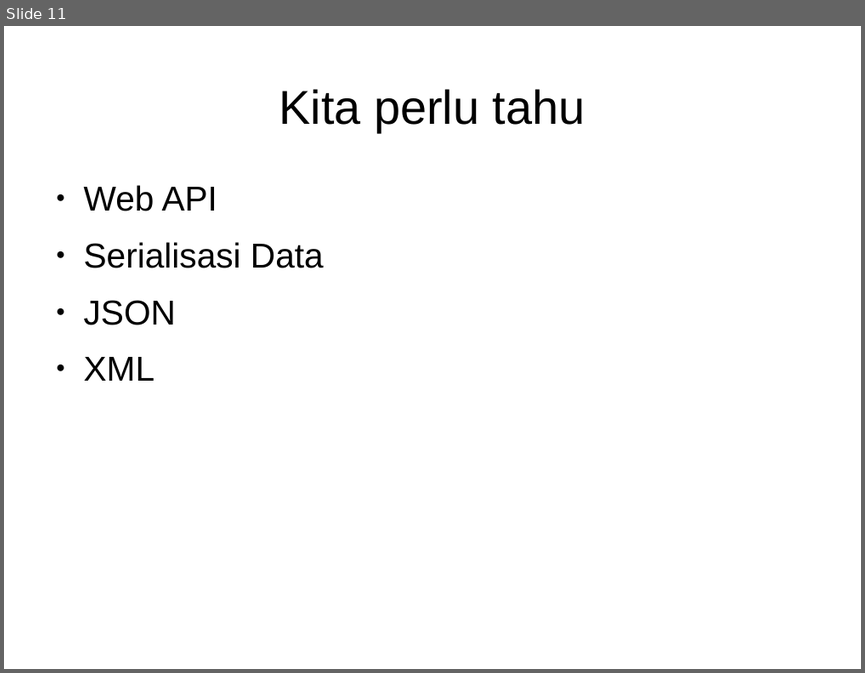
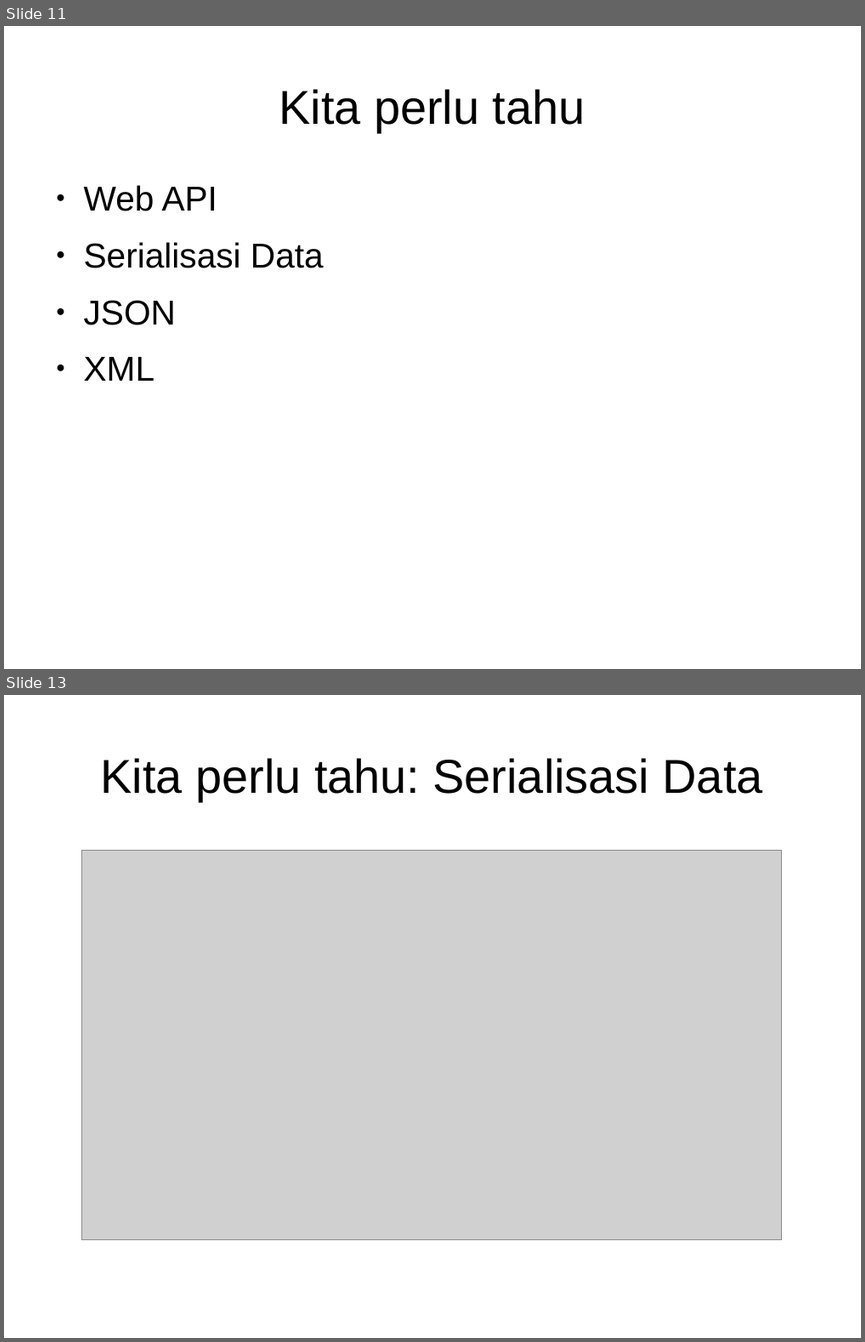
Before and after one commit to muhammadghazali/ghanoz-json-skripsi, a slide deck: slide-presentasi/presentasi-tugas-akhir.odp. Shown one above the other, each under a label of ours: slide 11 before the commit, slides 11 and 13 after it; the slides between them are not shown. The pictures are 865x673 and 865x1342 pixels, drawn with LibreOffice and Linux fonts; fonts in the diff are those of the drawing; grey boxes stand for pictures. Boxes give left, top, right and bottom in pixels: in the first picture for what was removed or moved away, otherwise in the second. Text is boxed around its words. In the diff, an @@ line names an element or a change of style, - is before the commit and + after.

```diff
--- a/slide-presentasi/presentasi-tugas-akhir.odp
+++ b/slide-presentasi/presentasi-tugas-akhir.odp
@@ slide 13 added at (x1=4, y1=695, x2=861, y2=1338), background #FFFFFF @@
@@ title added at (x1=101, y1=758, x2=763, y2=801), 44 pt, text #000000 @@
+Kita perlu tahu: Serialisasi Data
@@ picture added at (x1=81, y1=851, x2=782, y2=1239) @@
```
Also in this commit, not shown: 30 other slides added, 26 other files.
